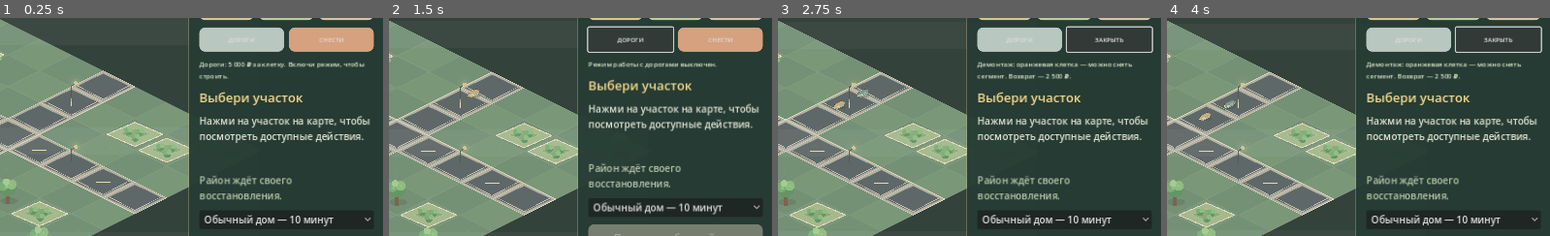
Above: before the commit, frames 1-4 (left to right).
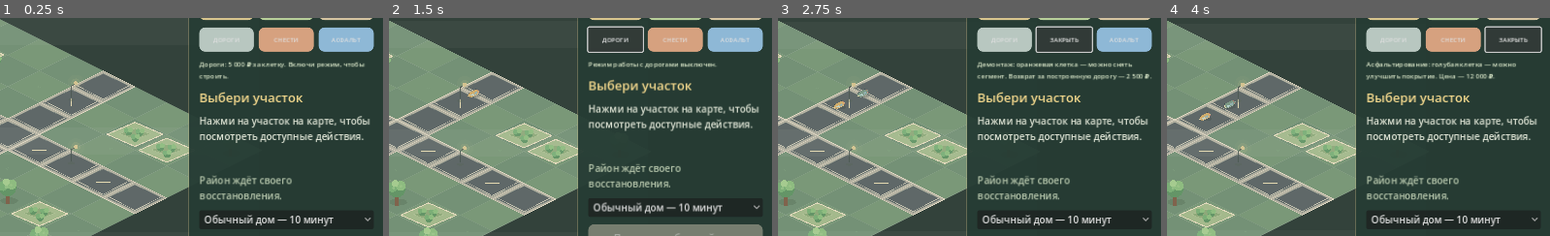
Above: after the commit, the same moments.

Repository: wellbi-creator/rayon-za-rubl
Game: Godot game, scene res://scenes/main.tscn
Same seed, same stepped clock (60 frames per second), same inputs: the game is played once before the commit and once after it.
Inputs (mouse positions are % of the whole screen's width and height, from its top left):
- Up to frame 1 (0.25 s): no input
- Up to frame 2 (1.5 s): click "ДОРОГИ" at 0.5 s; click "ЗАКРЫТЬ" at 1.25 s
- Up to frame 3 (2.75 s): click "СНЕСТИ" at 2 s
- Up to frame 4 (4 s): click "ЗАКРЫТЬ" at 2.75 s; click (94, 31) at 3.5 s, where only the run after the commit has a clickable "АСФАЛЬТ"
The pictures show only the part of the screen within x 49-99%, y 26-76%; the shares and areas given below are measured in that part.

The runs differ from the first frame. In frame 1, 2.9% of the frame differs, in the area x 55-98%, y 4-16%; in frame 2, 3.0%; in frame 3, 3.4%, in the area x 55-98%, y 3-29%; in frame 4, 2.9%.

Commit message:
M5.5: add paid asphalt upgrade mode to road tools

Diff:
--- a/scripts/main.gd
+++ b/scripts/main.gd
@@ -17,6 +17,7 @@
 const BABA_QUEST_REWARD := 150000
 const ROAD_CELL_COST := 5000
 const ROAD_REMOVAL_REFUND := 2500
+const ROAD_ASPHALT_COST := 12000
 
 var world: DistrictWorld
 var selected_plot_id: int = -1
@@ -78,6 +79,7 @@
 var weather_label: Label
 var road_tool_button: Button
 var road_remove_button: Button
+var road_asphalt_button: Button
 var road_tool_status_label: Label
 
 func _ready() -> void:
@@ -249,6 +251,14 @@
 	road_remove_button.add_theme_stylebox_override("normal", _button_style(Color("#d6a17f")))
 	road_remove_button.pressed.connect(_on_road_remove_pressed)
 	road_buttons.add_child(road_remove_button)
+	road_asphalt_button = Button.new()
+	road_asphalt_button.text = "АСФАЛЬТ"
+	road_asphalt_button.custom_minimum_size = Vector2(0, 40)
+	road_asphalt_button.size_flags_horizontal = Control.SIZE_EXPAND_FILL
+	road_asphalt_button.add_theme_font_size_override("font_size", 10)
+	road_asphalt_button.add_theme_stylebox_override("normal", _button_style(Color("#8eb8d6")))
+	road_asphalt_button.pressed.connect(_on_road_asphalt_pressed)
+	road_buttons.add_child(road_asphalt_button)
 
 	road_tool_status_label = Label.new()
 	road_tool_status_label.text = "Дороги: 5 000 ₽ за клетку. Включи режим, чтобы строить."
@@ -963,6 +973,7 @@
 	world.set_road_build_mode(enabled, "build")
 	road_tool_button.text = "ЗАКРЫТЬ" if enabled else "ДОРОГИ"
 	road_remove_button.text = "СНЕСТИ"
+	road_asphalt_button.text = "АСФАЛЬТ"
 	road_tool_status_label.text = "Строительство: зелёная клетка — можно проложить дорогу. Цена — 5 000 ₽." if enabled else "Режим работы с дорогами выключен."
 
 func _on_road_remove_pressed() -> void:
@@ -970,10 +981,34 @@
 	world.set_road_build_mode(enabled, "remove")
 	road_remove_button.text = "ЗАКРЫТЬ" if enabled else "СНЕСТИ"
 	road_tool_button.text = "ДОРОГИ"
-	road_tool_status_label.text = "Демонтаж: оранжевая клетка — можно снять сегмент. Возврат — 2 500 ₽." if enabled else "Режим работы с дорогами выключен."
+	road_asphalt_button.text = "АСФАЛЬТ"
+	road_tool_status_label.text = "Демонтаж: оранжевая клетка — можно снять сегмент. Возврат за построенную дорогу — 2 500 ₽." if enabled else "Режим работы с дорогами выключен."
+
+func _on_road_asphalt_pressed() -> void:
+	var enabled := not world.road_build_mode or world.road_edit_action != "upgrade"
+	world.set_road_build_mode(enabled, "upgrade")
+	road_asphalt_button.text = "ЗАКРЫТЬ" if enabled else "АСФАЛЬТ"
+	road_tool_button.text = "ДОРОГИ"
+	road_remove_button.text = "СНЕСТИ"
+	road_tool_status_label.text = "Асфальтирование: голубая клетка — можно улучшить покрытие. Цена — 12 000 ₽." if enabled else "Режим работы с дорогами выключен."
 
 func _on_road_cell_requested(cell: Vector2i) -> void:
 	if not world.road_build_mode:
+		return
+	if world.road_edit_action == "upgrade":
+		if not world.can_upgrade_road_surface(cell):
+			road_tool_status_label.text = "Здесь нет стандартной дороги для асфальтирования."
+			return
+		if not economy.try_spend(ROAD_ASPHALT_COST, "Асфальтирование дороги"):
+			road_tool_status_label.text = "Недостаточно средств. Нужно %s ₽." % _format_money(ROAD_ASPHALT_COST)
+			return
+		if not world.upgrade_road_surface(cell):
+			economy.add_money(ROAD_ASPHALT_COST, "Возврат за отменённое асфальтирование")
+			road_tool_status_label.text = "Не удалось обновить покрытие. Деньги возвращены."
+			return
+		progression_service.add_progress(5, 0, "Улучшено дорожное покрытие")
+		road_tool_status_label.text = "Асфальт уложен! −%s ₽." % _format_money(ROAD_ASPHALT_COST)
+		_save_game()
 		return
 	if world.road_edit_action == "remove":
 		if not world.can_remove_road_cell(cell):
